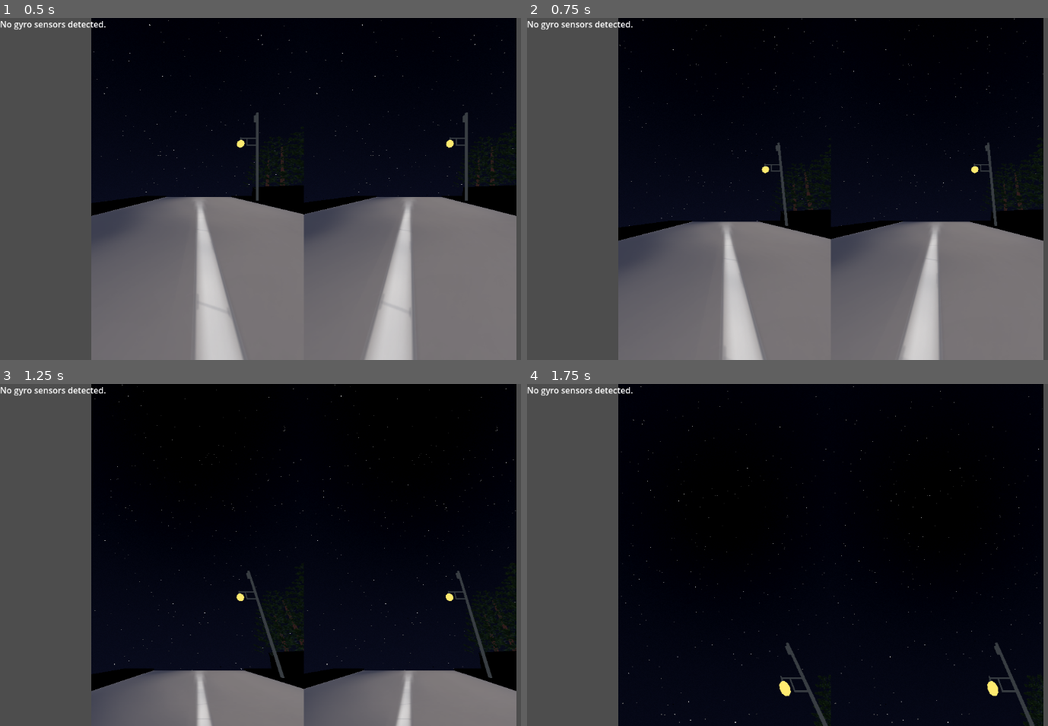
Above: before the commit, frames 1-4 (two rows, left to right).
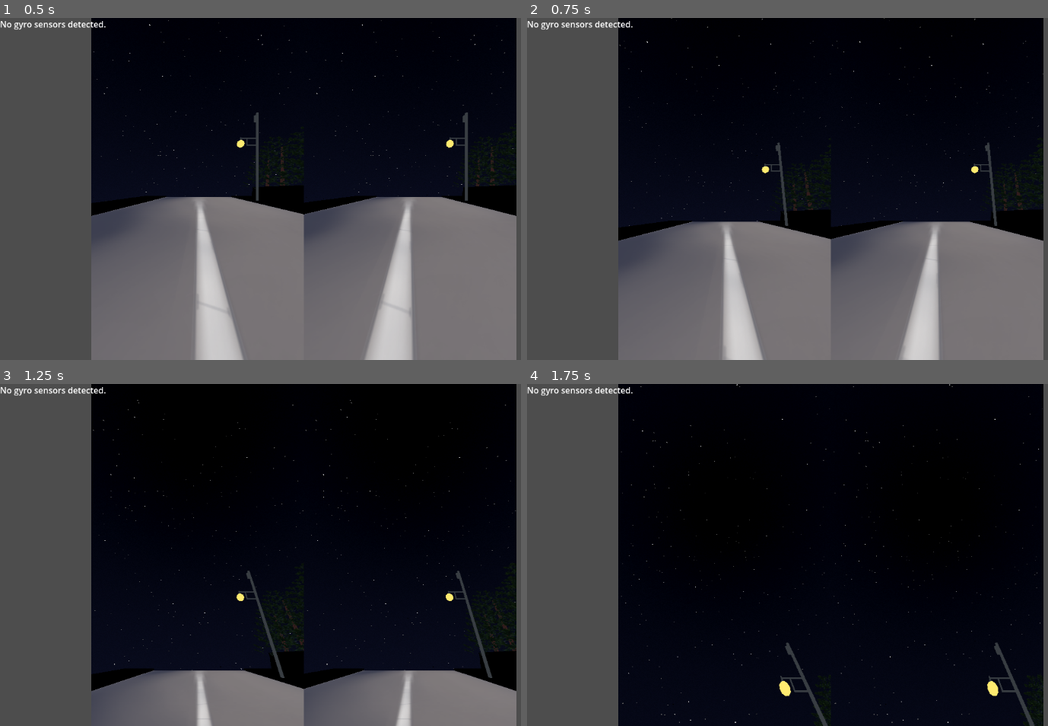
Above: after the commit, the same moments.

Repository: dairycultist/Metaverse
Game: Godot game, scene res://menu_main.tscn
Same seed, same stepped clock (60 frames per second), same inputs: the game is played once before the commit and once after it.
Inputs:
- Up to frame 1 (0.5 s): no input
- Up to frame 2 (0.75 s): tap Enter at 0.5 s; hold Up (ui_up) from 0.53 s (still down)
- Up to frame 3 (1.25 s): keep holding Up (ui_up)
- Up to frame 4 (1.75 s): keep holding Up (ui_up)

Frame 1 is identical in both runs. In frame 2, less than 0.1% of the frame differs, in the area x 22-94%, y 0-17%; in frame 3, 0.1%; in frame 4, 0.1%, in the area x 19-97%, y 0-59%.

Commit message:
Improve look of stars directly above

Diff:
--- a/sky.gdshader
+++ b/sky.gdshader
@@ -13,10 +13,20 @@
 void sky() {
 	float fac = clamp(SKY_COORDS.y + hash(SKY_COORDS.xy) * 0.1, 0., 1.);
 
+	float s = star_smallness;
+
+	if (SKY_COORDS.y < 0.2) {
+		s *= 0.65;
+	}
+
 	float star_hash = hash(vec2(
-		floor(SKY_COORDS.x * star_smallness) / star_smallness,
-		floor(SKY_COORDS.y * star_smallness) / star_smallness
+		floor(SKY_COORDS.x * s) / s,
+		floor(SKY_COORDS.y * s) / s
 	));
+
+	if (SKY_COORDS.y < 0.05) {
+		star_hash = 0.;
+	}
 
 	if (star_hash > star_rarity) {
 		COLOR = vec3((star_hash - star_rarity) / (1. - star_rarity));
